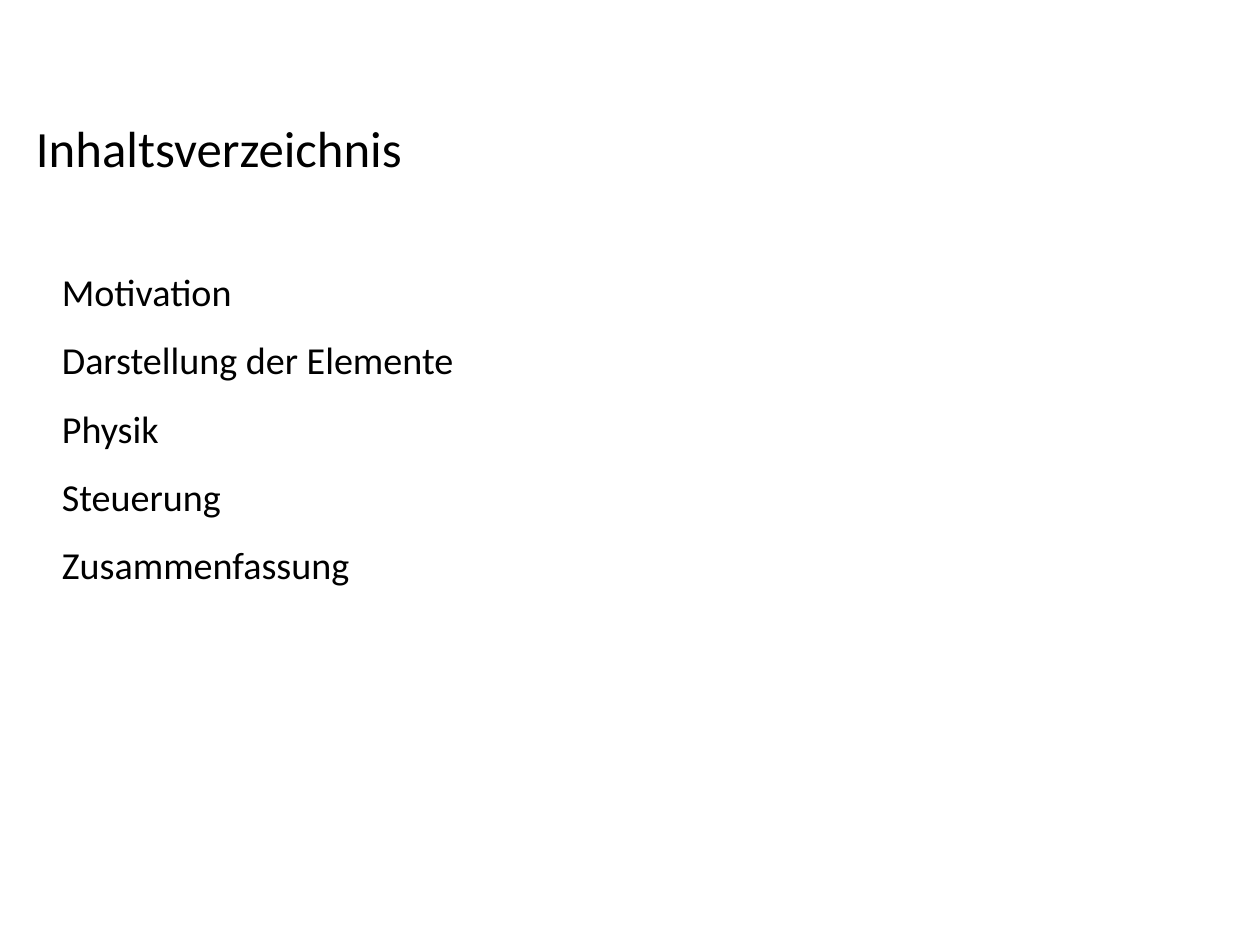
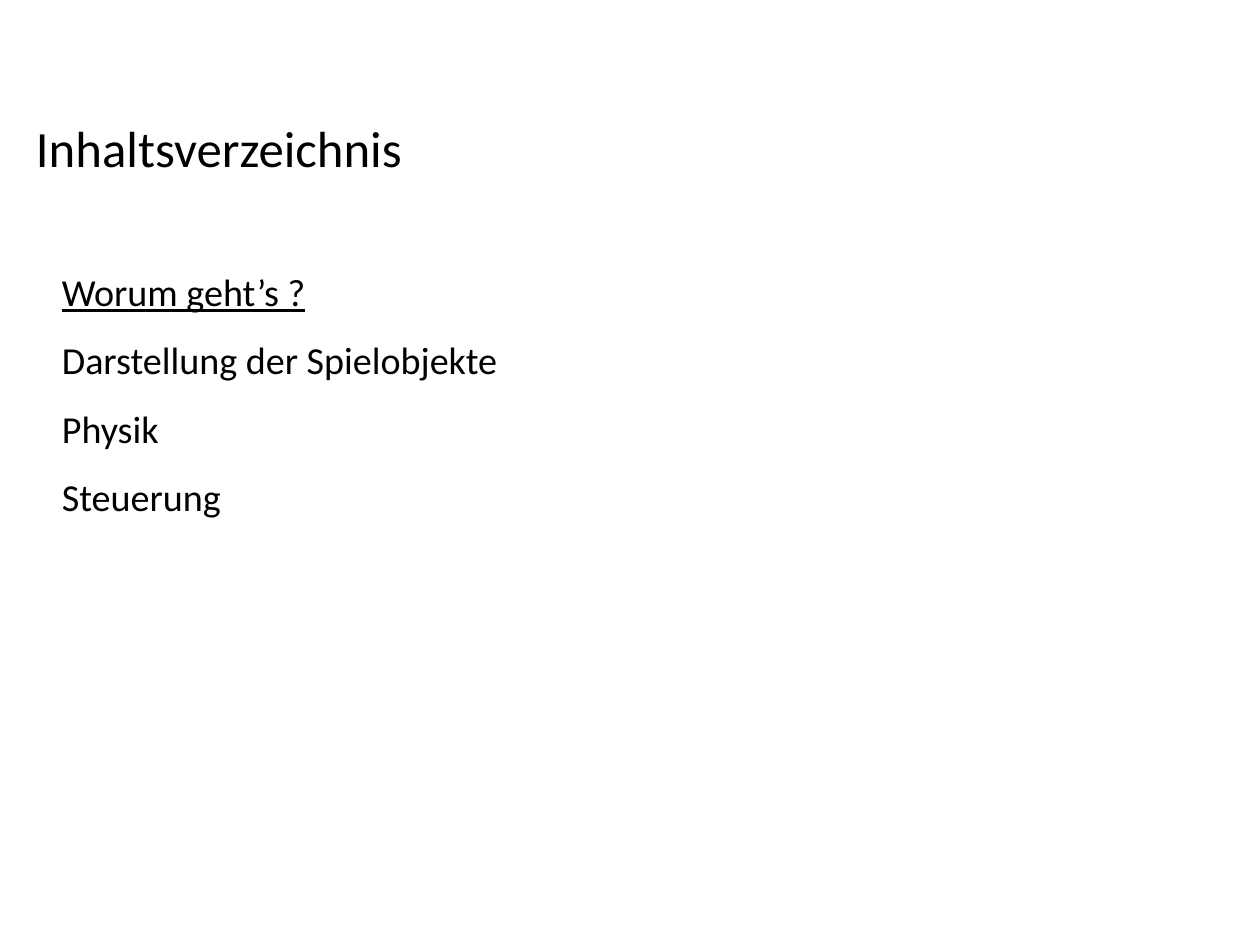
Before and after one commit to v1nc/Leap-Tennis-Ausarbeitung, a slide deck: slide 2 of Fachprojekt_Präsentation.odp. Drawn at 1260x945 pixels with LibreOffice and Linux fonts; fonts in the diff are those of the drawing; background and template pictures are left out. Boxes give left, top, right and bottom in pixels: in the first picture for what was removed or moved away, otherwise in the second. Text is boxed around its words. In the diff, an @@ line names an element or a change of style, - is before the commit and + after.

```diff
--- a/Fachprojekt_Präsentation.odp
+++ b/Fachprojekt_Präsentation.odp
@@ text at (62,279,497,381): text changed @@
-Motivation
-Darstellung der Elemente
+Worum geht’s ?
+Darstellung der Spielobjekte
@@ text at (62,553,349,586): paragraph removed @@
-Zusammenfassung
```
Also in this commit, not shown: 2 other slides changed, 13 slides added, 1 slide removed, 10 other files.
